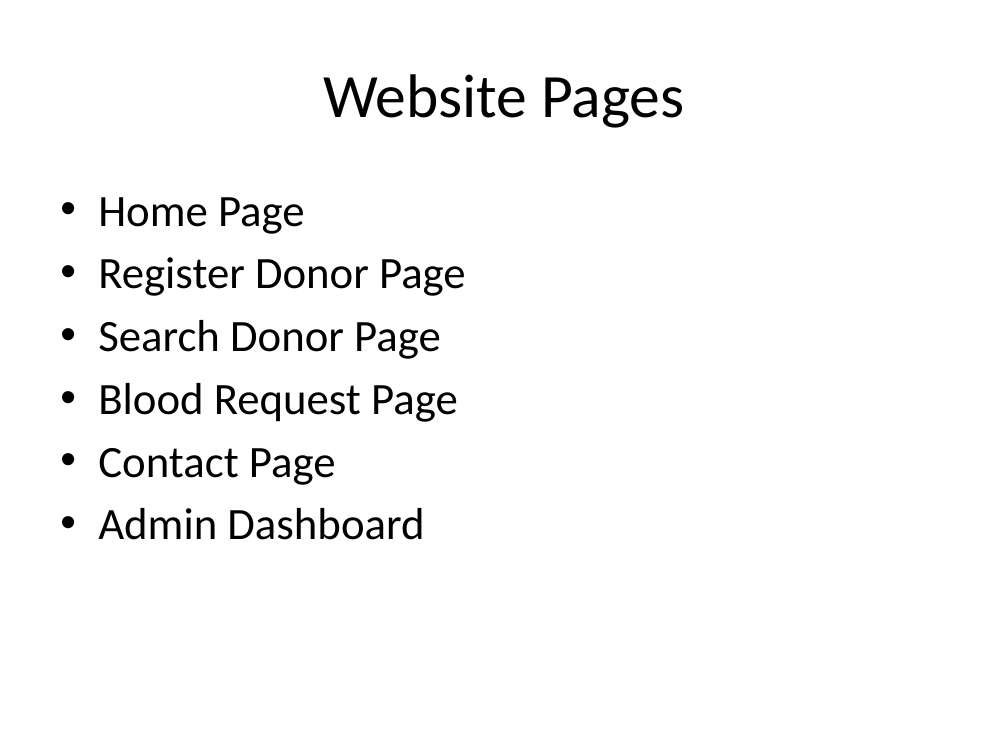
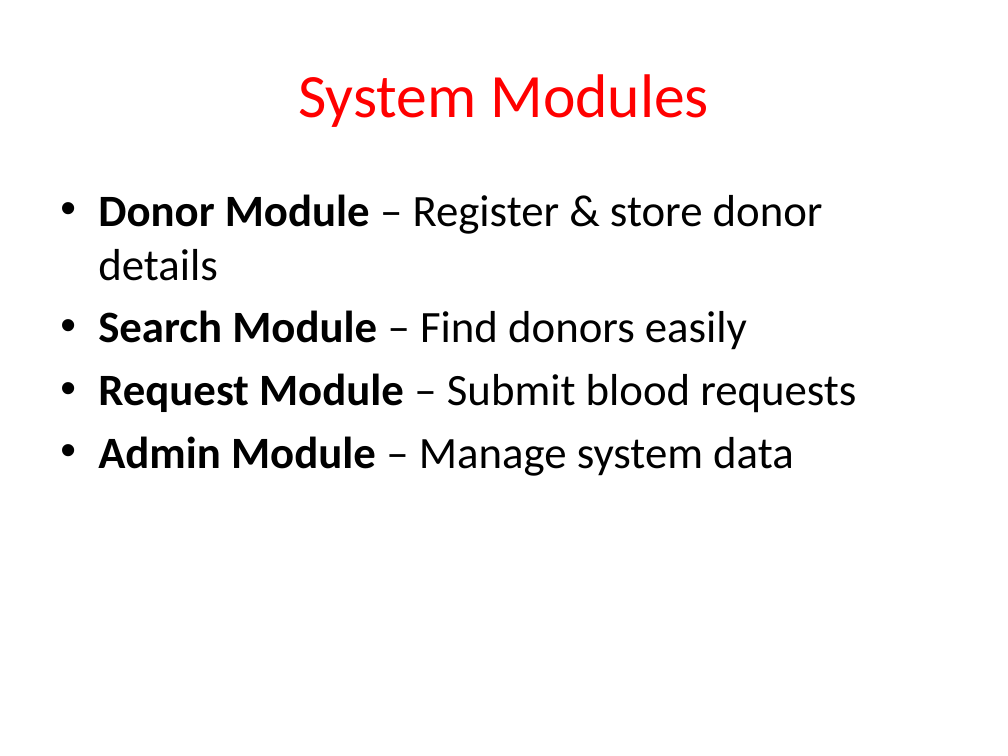
Before and after one commit to Rupa1277/BloodDonation_and_Donor_management_system, a slide deck: slide 9 of Other_Docs/blood_bank_mini_project_presentation.pptx (slide 7 before the commit). Drawn at 1008x756 pixels with LibreOffice and Linux fonts; fonts in the diff are those of the drawing. Boxes give left, top, right and bottom in pixels: in the first picture for what was removed or moved away, otherwise in the second. Text is boxed around its words. In the diff, an @@ line names an element or a change of style, - is before the commit and + after.

```diff
--- a/Other_Docs/blood_bank_mini_project_presentation.pptx
+++ b/Other_Docs/blood_bank_mini_project_presentation.pptx
@@ title at bbox=[298, 74, 709, 127]: text changed; text colour #000000 to #FF0000 @@
-Website Pages
+System Modules
@@ text at bbox=[98, 194, 856, 476]: text changed @@
-• Home Page
-• Register Donor Page
-• Search Donor Page
-• Blood Request Page
-• Contact Page
-• Admin Dashboard
+• Donor Module – Register & store donor details
+• Search Module – Find donors easily
+• Request Module – Submit blood requests
+• Admin Module – Manage system data
```
Also in this commit, not shown: 7 other slides changed, 11 slides added, 3 slides removed, 1 other file.
